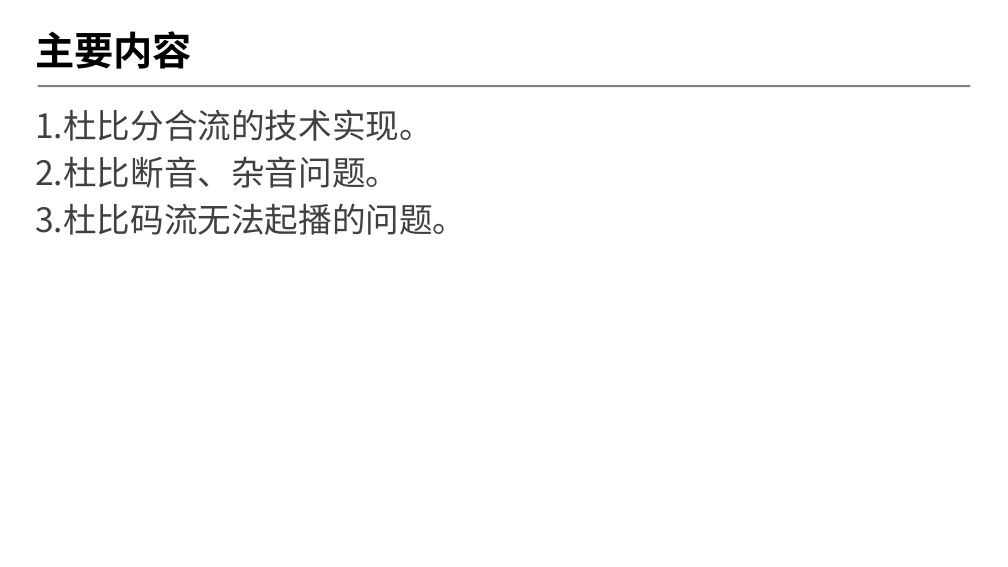
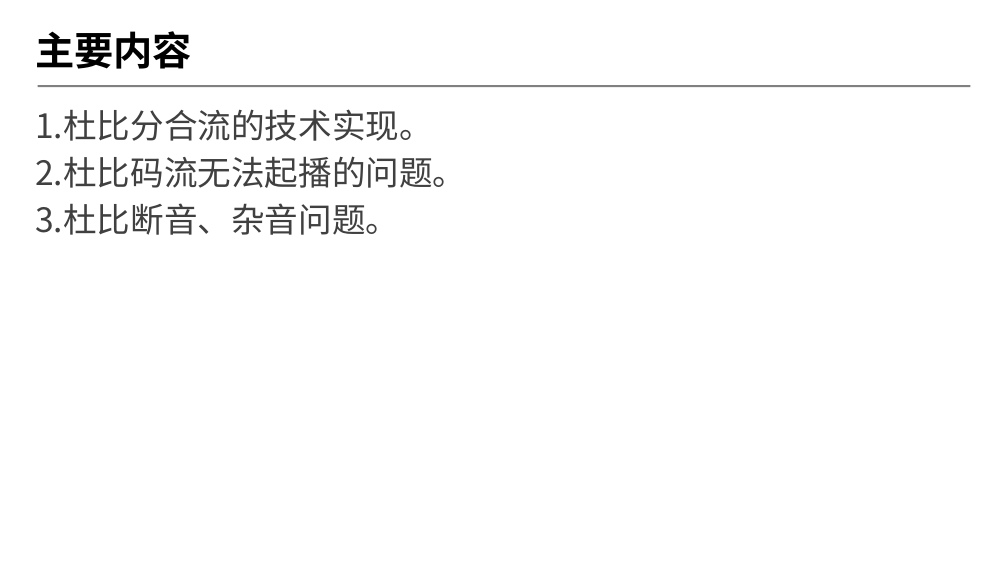
Before and after one commit to byrgyj/Document, a slide deck: slide 2 of ISO_IEC_Document/mpegts/ppt/2018-第四季度季度会报告.pptx. Drawn at 1008x567 pixels with LibreOffice and Linux fonts; fonts in the diff are those of the drawing; background and template pictures are left out. Boxes give left, top, right and bottom in pixels: in the first picture for what was removed or moved away, otherwise in the second. Text is boxed around its words. In the diff, an @@ line names an element or a change of style, - is before the commit and + after.

```diff
--- a/ISO_IEC_Document/mpegts/ppt/2018-第四季度季度会报告.pptx
+++ b/ISO_IEC_Document/mpegts/ppt/2018-第四季度季度会报告.pptx
@@ text at [35,156,466,235]: text changed @@
-2.杜比断音、杂音问题。
-3.杜比码流无法起播的问题。
+2.杜比码流无法起播的问题。
+3.杜比断音、杂音问题。
```
Also in this commit, not shown: 5 other slides changed, 2 slides added.
